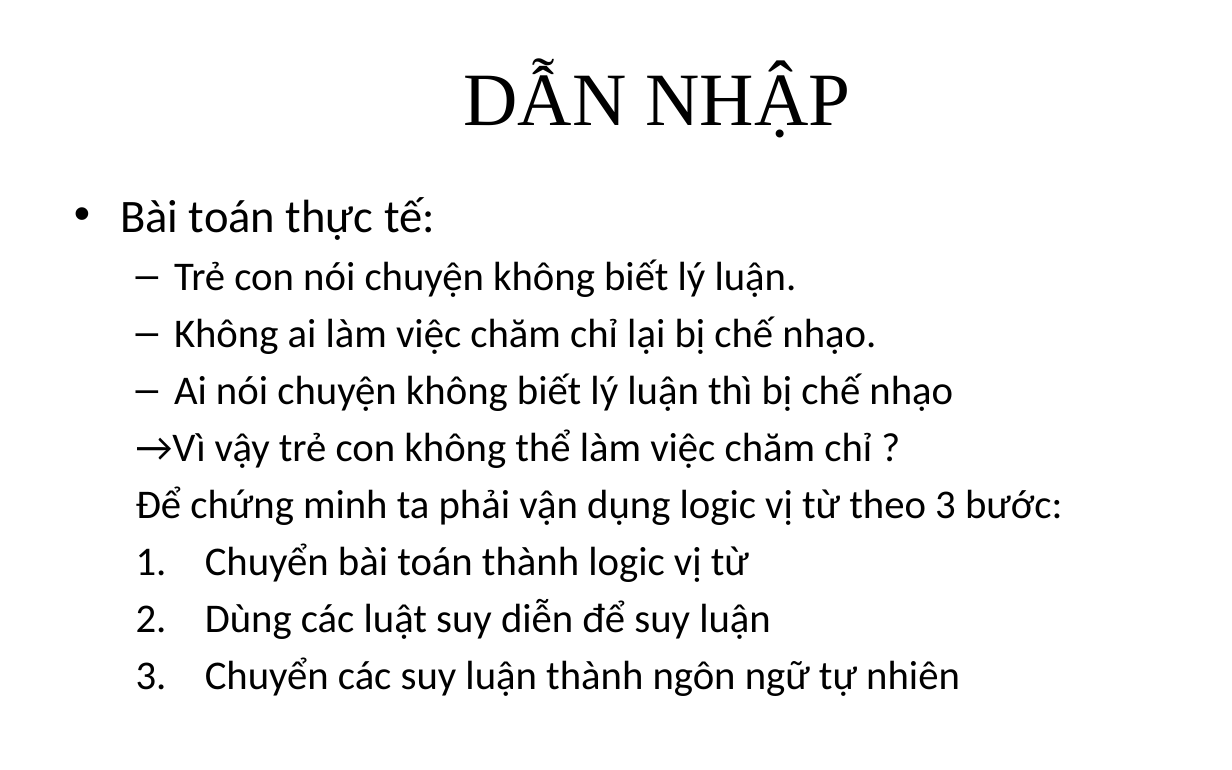
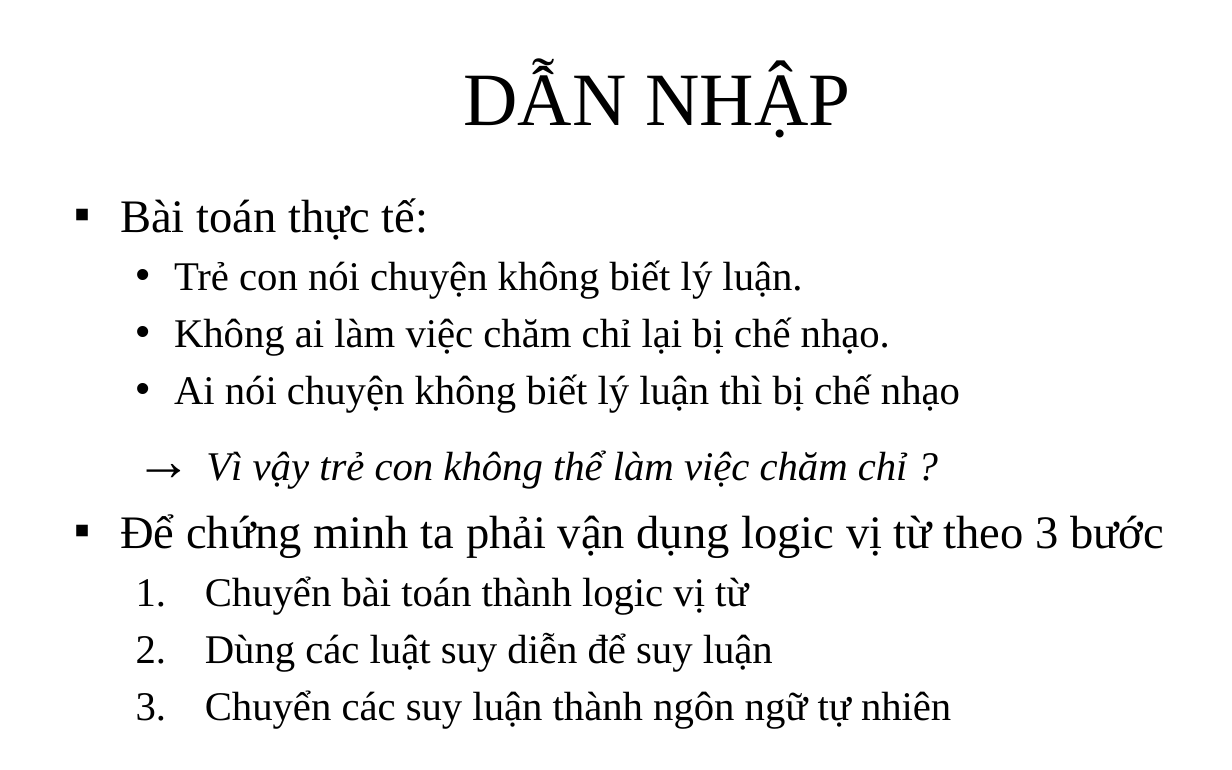
Before and after one commit to giang-rocker/logic, a slide deck: slide 3 of Report/SUY LUẬN TỰ NHIÊN.pptx. Drawn at 1232x770 pixels with LibreOffice and Linux fonts; fonts in the diff are those of the drawing. Boxes give left, top, right and bottom in pixels: in the first picture for what was removed or moved away, otherwise in the second. Text is boxed around its words. In the diff, an @@ line names an element or a change of style, - is before the commit and + after.

```diff
--- a/Report/SUY LUẬN TỰ NHIÊN.pptx
+++ b/Report/SUY LUẬN TỰ NHIÊN.pptx
@@ text at bbox=[120, 198, 960, 728]: font Calibri to Times New Roman in "Bài toán thực tế:", "Trẻ con nói chuyện không biết lý ...", "Không ai làm việc chăm chỉ lại ...", "Ai nói chuyện không biết lý luận ..." and 3 more places; bullet • to ▪; bullet – to • @@
@@ text at bbox=[120, 450, 1164, 558]: text changed; size 23.8 to 27.2 pt; font Calibri to Times New Roman @@
-  →Vì vậy trẻ con không thể làm việc chăm chỉ ?
-  Để chứng minh ta phải vận dụng logic vị từ theo 3 bước:
+  → Vì vậy trẻ con không thể làm việc chăm chỉ ?
+▪ Để chứng minh ta phải vận dụng logic vị từ theo 3 bước
```
Also in this commit, not shown: 22 other slides changed, 2 slides added.
